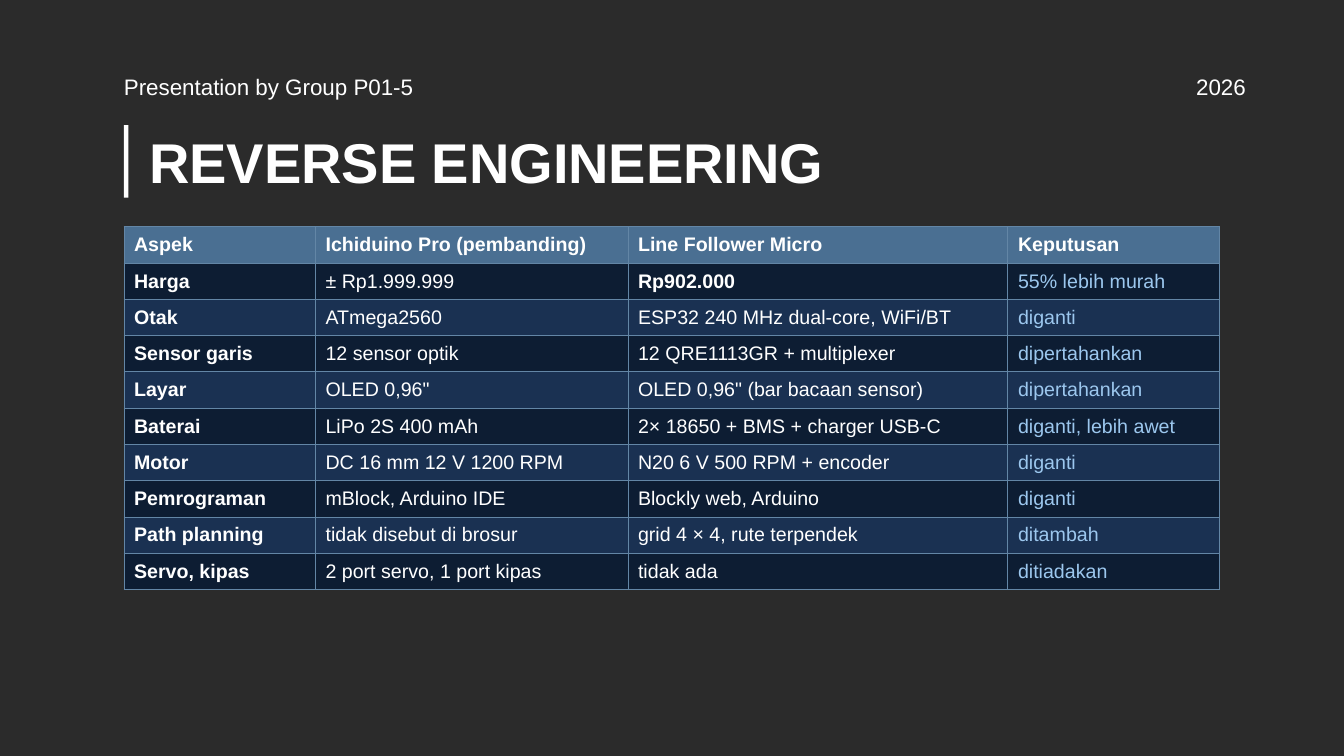
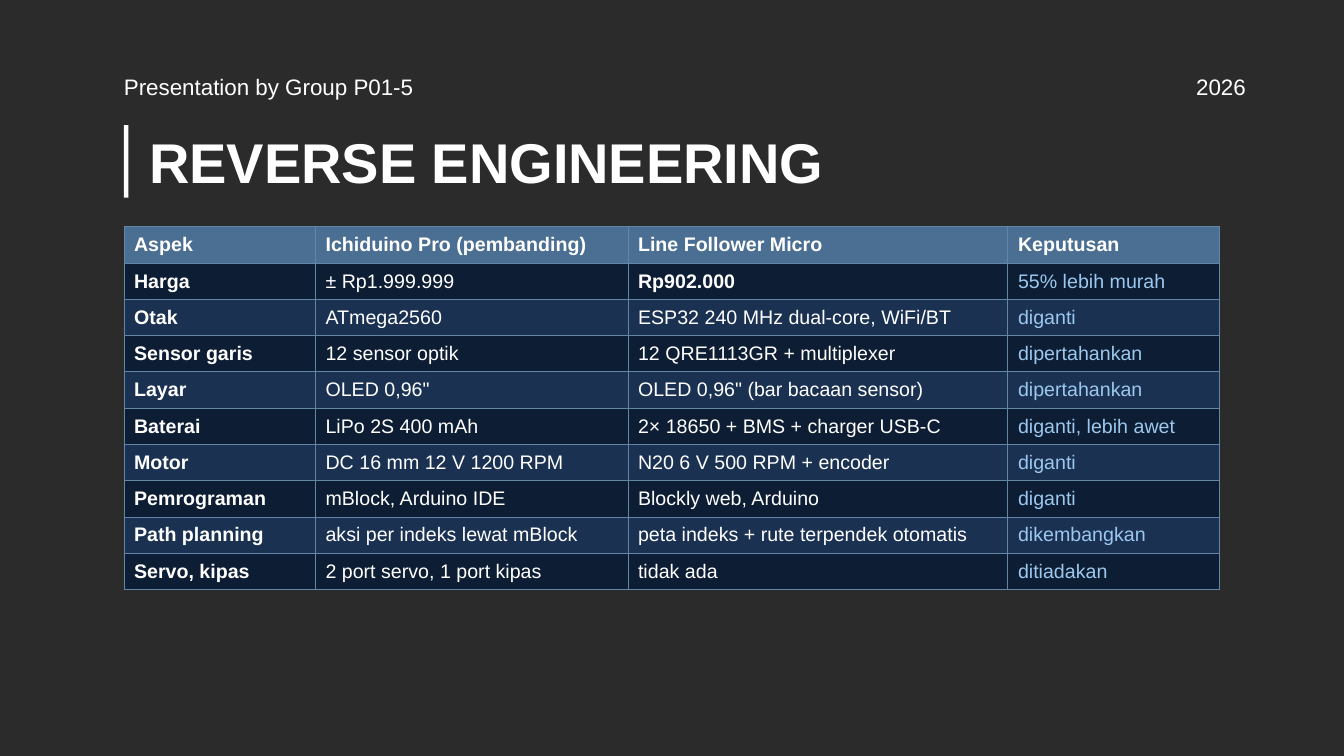
Before and after one commit to Mervs111/Line-Follower-Racer, a slide deck: slide 5 of docs/pitching-rab/LFM_Pitching_RAB_P01-5.pptx. Drawn at 1344x756 pixels with LibreOffice and Linux fonts; fonts in the diff are those of the drawing; background and template pictures are left out; a plain dark background stands for a picture behind light text. Boxes give left, top, right and bottom in pixels: in the first picture for what was removed or moved away, otherwise in the second. Text is boxed around its words. In the diff, an @@ line names an element or a change of style, - is before the commit and + after.

```diff
--- a/docs/pitching-rab/LFM_Pitching_RAB_P01-5.pptx
+++ b/docs/pitching-rab/LFM_Pitching_RAB_P01-5.pptx
@@ table at bbox=[124, 227, 1220, 586] @@
-row 9: Path planning | tidak disebut di brosur | grid 4 × 4, rute terpendek | ditambah
+row 9: Path planning | aksi per indeks lewat mBlock | peta indeks + rute terpendek otomatis | dikembangkan
```
Also in this commit, not shown: 3 other slides changed, 8 other files.
